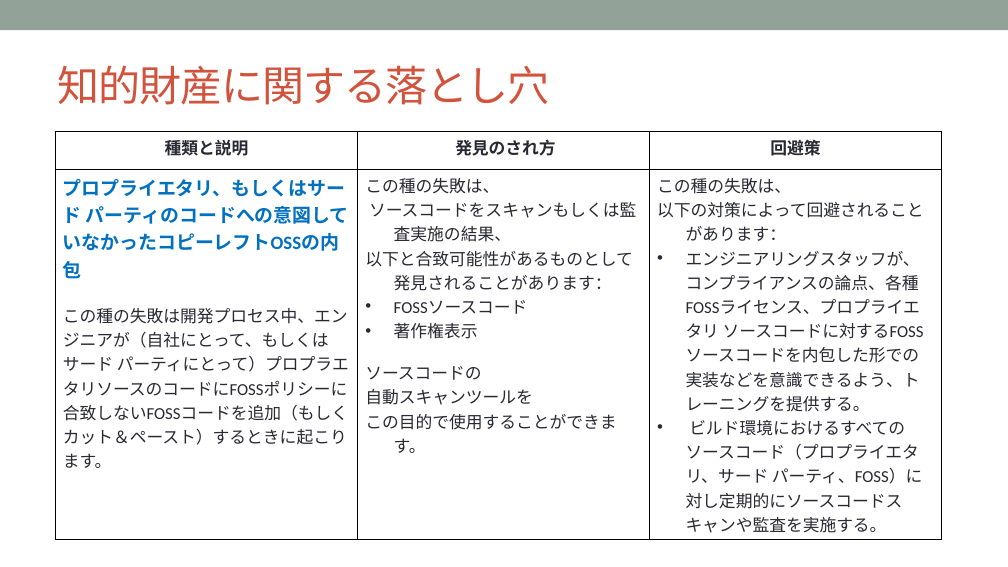
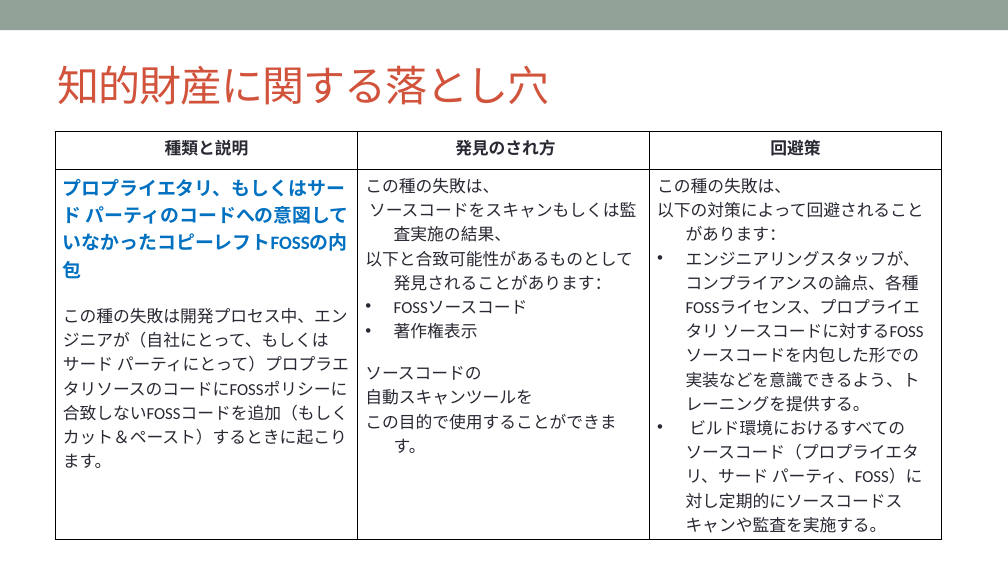
Before and after one commit to OpenChain-Project/Curriculum-Translation-JP, a slide deck: slide 67 of target/openchain-curriculum-release-2.pptx. Drawn at 1008x567 pixels with LibreOffice and Linux fonts; fonts in the diff are those of the drawing; background and template pictures are left out. Boxes give left, top, right and bottom in pixels: in the first picture for what was removed or moved away, otherwise in the second. Text is boxed around its words. In the diff, an @@ line names an element or a change of style, - is before the commit and + after.

```diff
--- a/target/openchain-curriculum-release-2.pptx
+++ b/target/openchain-curriculum-release-2.pptx
@@ table at (x1=55, y1=132, x2=941, y2=537) @@
-row 2, column 1: プロプライエタリ、もしくはサード パーティのコードへの意図していなかったコピーレフトOSSの内包 / この種の失敗は開発プロセス中、エンジニアが（自社にとって、もしくはサード パーティにとって）プロプラエタリソースのコードにFOSSポリシーに合致しないFOSSコードを追加（もしくカット＆ペースト）するときに起こります。
+row 2, column 1: プロプライエタリ、もしくはサード パーティのコードへの意図していなかったコピーレフトFOSSの内包 / この種の失敗は開発プロセス中、エンジニアが（自社にとって、もしくはサード パーティにとって）プロプラエタリソースのコードにFOSSポリシーに合致しないFOSSコードを追加（もしくカット＆ペースト）するときに起こります。
```
Also in this commit, not shown: 38 other slides changed, 6 other files.
